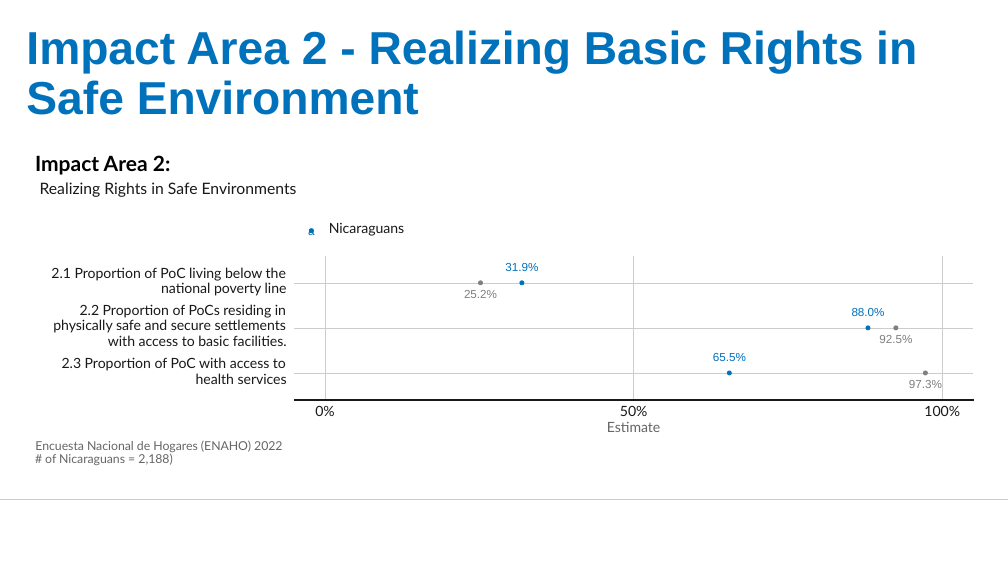
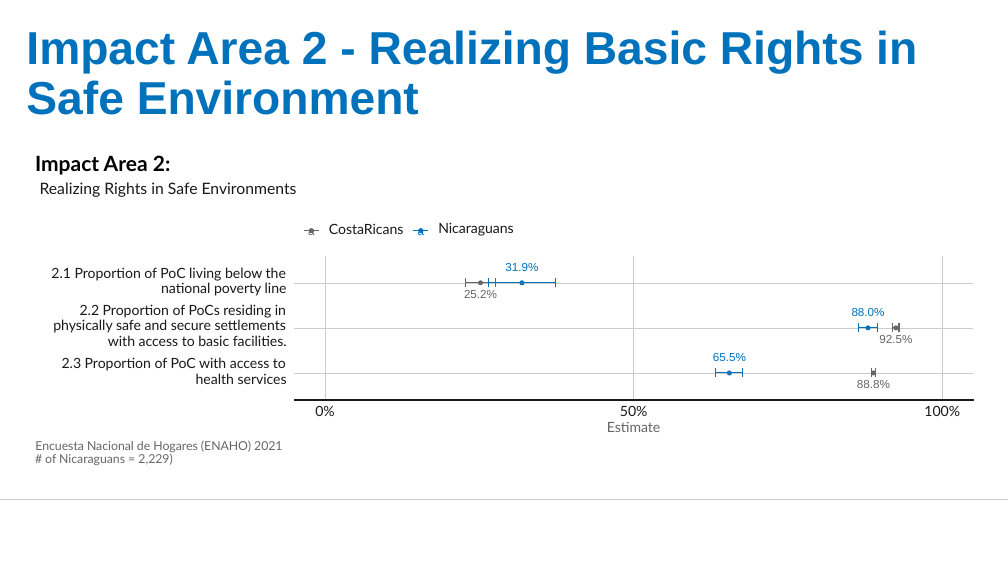
Before and after one commit to UNHCR-CostaRica/ENAHO_2021, a slide deck: slide 4 of COSTA-RICA---RBM-Impact-Indicators-from-ENAHO2022.pptx. Drawn at 1008x567 pixels with LibreOffice and Linux fonts; fonts in the diff are those of the drawing; background and template pictures are left out. Boxes give left, top, right and bottom in pixels: in the first picture for what was removed or moved away, otherwise in the second. Text is boxed around its words. In the diff, an @@ line names an element or a change of style, - is before the commit and + after.

```diff
--- a/COSTA-RICA---RBM-Impact-Indicators-from-ENAHO2022.pptx
+++ b/COSTA-RICA---RBM-Impact-Indicators-from-ENAHO2022.pptx
@@ text "a" at <box>308,228,314,235</box>: text colour #0072BC to #666666 @@
@@ group added at <box>304,223,899,388</box>: 20 freeform shapes, 3 texts, 1 ellipse @@
+88.8%
+a
+CostaRicans
@@ ellipse: place and size @@
-ellipse at <box>309,228,313,232</box>
+ellipse at <box>419,228,423,232</box>
@@ text "Nicaraguans": place and size @@
-text "Nicaraguans" at <box>329,223,404,236</box>
+text "Nicaraguans" at <box>438,222,513,236</box>
@@ text "25.2%" at <box>464,290,497,298</box>: text colour #7F7F7F to #666666 @@
@@ text "92.5%" at <box>879,335,912,343</box>: text colour #7F7F7F to #666666 @@
@@ fill #7F7F7F to #666666; outline #7F7F7F 0.71 pt to #666666 0.71 pt in 3 elements at <box>479,281,482,284</box>, <box>894,326,898,330</box>, <box>872,371,876,375</box> @@
@@ ellipse: place and size @@
-ellipse at <box>923,371,927,375</box>
+ellipse at <box>872,371,876,375</box>
@@ text removed at <box>909,380,942,388</box> @@
-97.3%
@@ text at <box>35,440,282,452</box>: text changed @@
-Encuesta Nacional de Hogares (ENAHO) 2022
+Encuesta Nacional de Hogares (ENAHO) 2021
@@ text at <box>45,453,172,465</box>: text changed @@
-# of Nicaraguans = 2,188)
+# of Nicaraguans = 2,229)
```
Also in this commit, not shown: 3 other slides changed, 3 other files.
